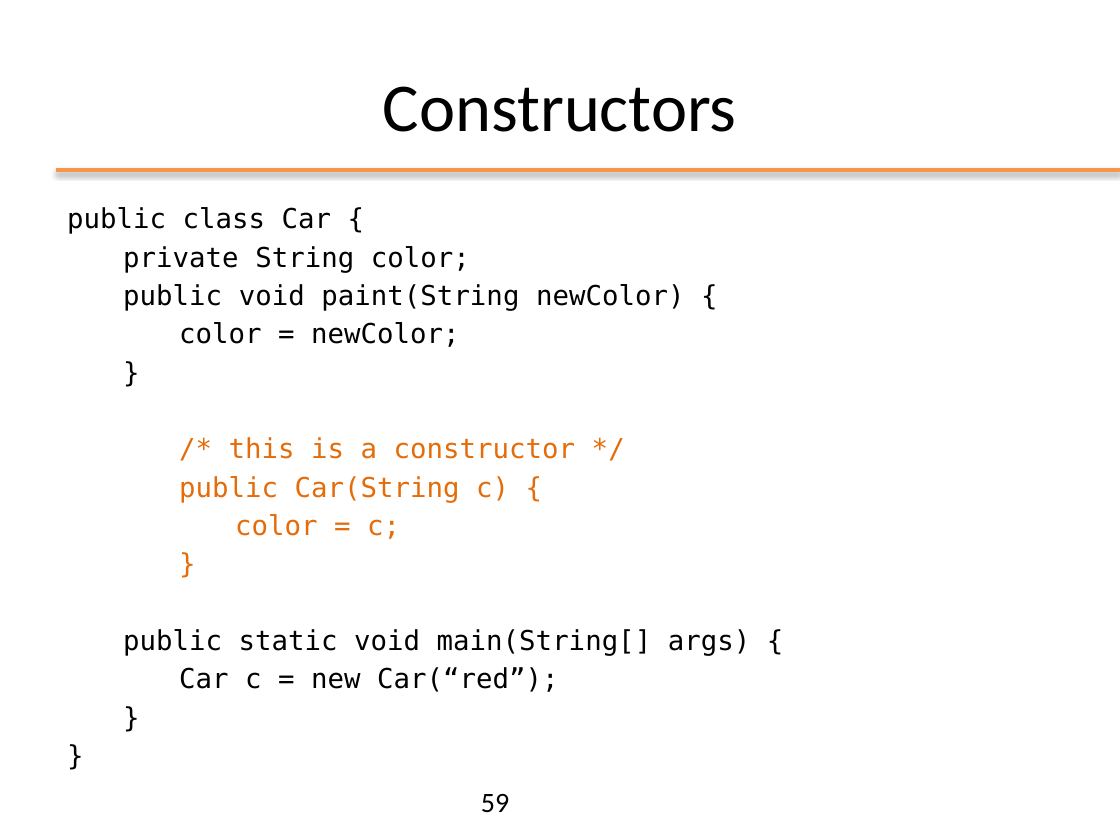
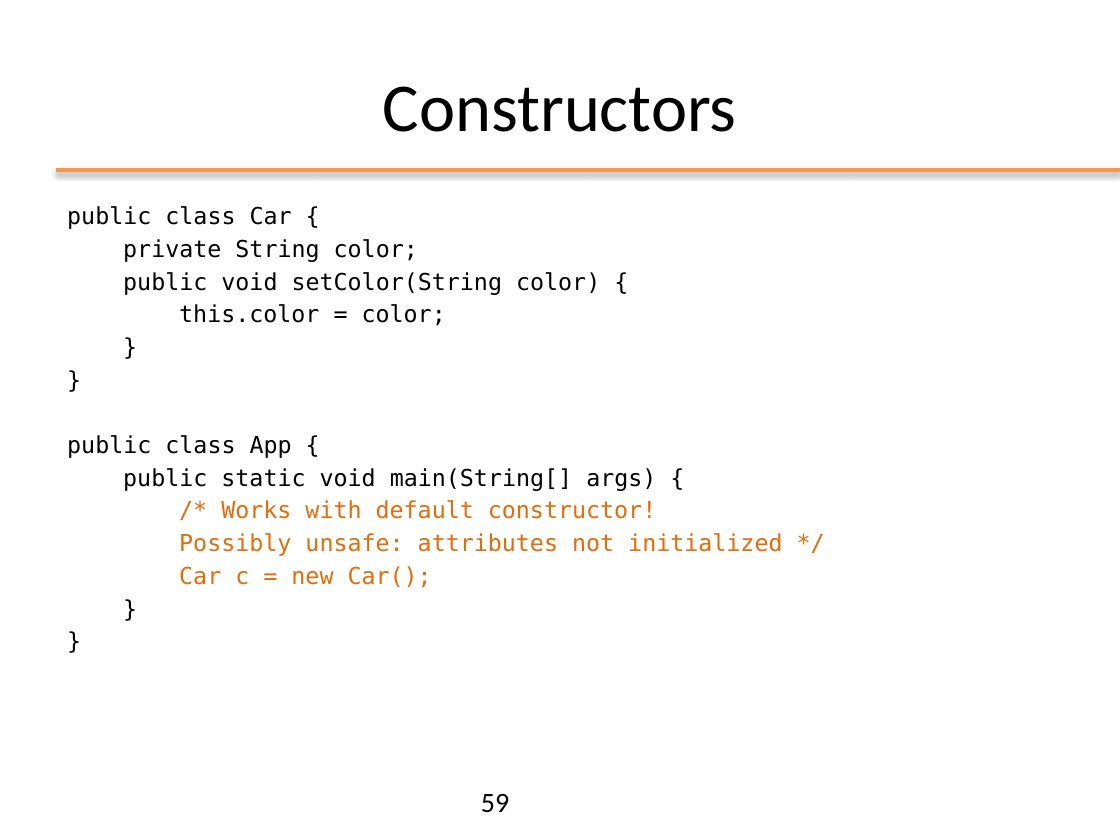
Before and after one commit to matt498/ooprogramming, a slide deck: slide 59 of slides/ppt/02_OOP_Basics.pptx. Drawn at 1120x840 pixels with LibreOffice and Linux fonts; fonts in the diff are those of the drawing; background and template pictures are left out. Boxes give left, top, right and bottom in pixels: in the first picture for what was removed or moved away, otherwise in the second. Text is boxed around its words. In the diff, an @@ line names an element or a change of style, - is before the commit and + after.

```diff
--- a/slides/ppt/02_OOP_Basics.pptx
+++ b/slides/ppt/02_OOP_Basics.pptx
@@ text at [67, 206, 418, 262]: size 17.6 to 15 pt in "public class Car {", "private String color;", "}", "}" @@
@@ text at [123, 272, 600, 326]: text changed; size 17.6 to 15 pt @@
-public void paint(String newColor) {
-color = newColor;
-}
-/* this is a constructor */
-public Car(String c) {
-color = c;
-}
-public static void main(String[] args) {
-Car c = new Car(“red”);
+public void setColor(String color) {
+this.color = color;
@@ text at [67, 435, 782, 588]: paragraphs added @@
+public class App {
+public static void main(String[] args) {
+/* Works with default constructor!
+Possibly unsafe: attributes not initialized */
+Car c = new Car();
+}
+}
```
Also in this commit, not shown: 25 other slides changed, 2 slides added, 1 slide removed, 4 other files.
